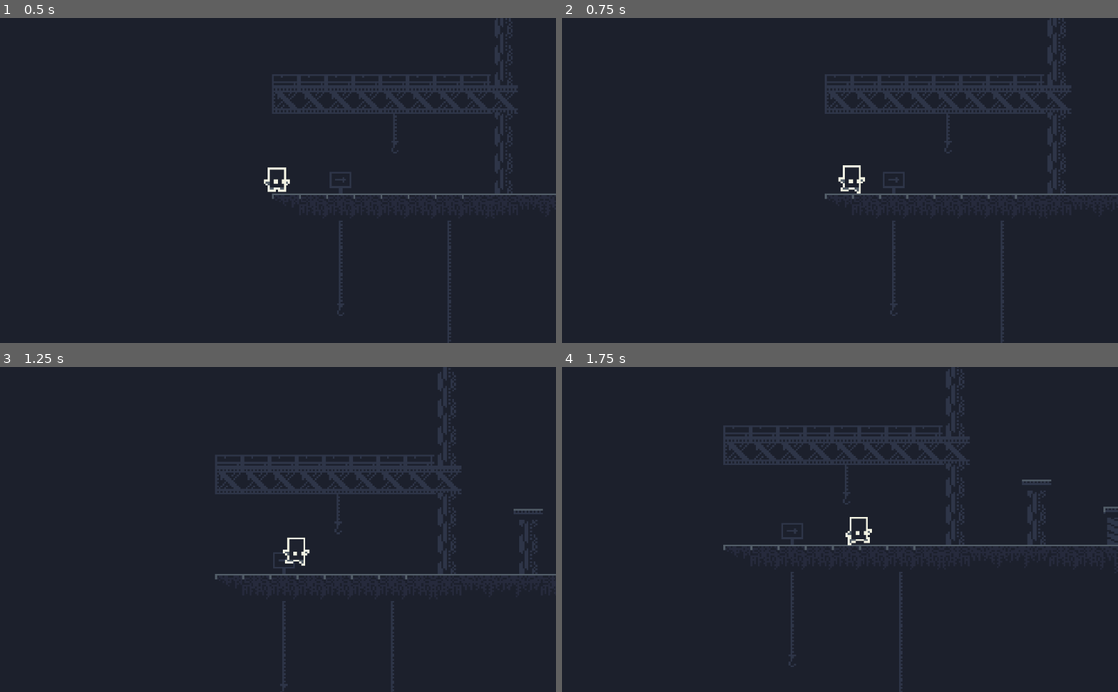
Above: before the commit, frames 1-4 (two rows, left to right).
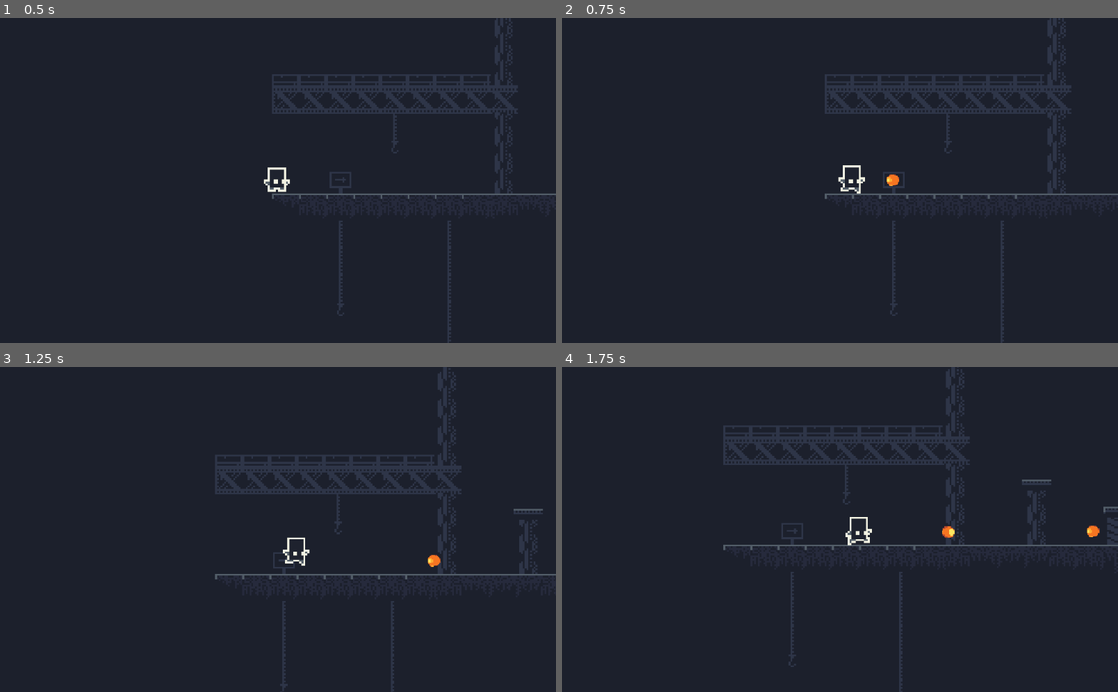
Above: after the commit, the same moments.

Repository: ladroid/IndustrialGame
Game: Godot game, scene res://scenes/Map.tscn
The game is run twice, just before and just after one commit, with the same random seed, the same clock (stepped at 60 frames per second) and the same inputs.
Inputs:
- Up to frame 1 (0.5 s): no input
- Up to frame 2 (0.75 s): hold Right (ui_right) from 0.53 s (still down); tap Tab (ui_focus_next) at 0.6 s
- Up to frame 3 (1.25 s): keep holding Right (ui_right); tap Up (ui_up) at 0.77 s
- Up to frame 4 (1.75 s): keep holding Right (ui_right); tap Tab (ui_focus_next) at 1.35 s; tap Up (ui_up) at 1.52 s

Frame 1 is identical in both runs. In frame 2, less than 0.1% of the frame differs, in the area x 58-61%, y 48-52%; in frame 3, less than 0.1%; in frame 4, 0.1%, in the area x 68-97%, y 48-53%.

Commit message:
improve game

Diff:
--- /dev/null
+++ b/scenes/Fireball.tscn
@@ -0,0 +1,38 @@
+[gd_scene load_steps=9 format=2]
+
+[ext_resource path="res://sprite/fireball_V_1_1/FB500-3.png" type="Texture" id=1]
+[ext_resource path="res://sprite/fireball_V_1_1/FB500-1.png" type="Texture" id=2]
+[ext_resource path="res://sprite/fireball_V_1_1/FB500-5.png" type="Texture" id=3]
+[ext_resource path="res://sprite/fireball_V_1_1/FB500-4.png" type="Texture" id=4]
+[ext_resource path="res://sprite/fireball_V_1_1/FB500-2.png" type="Texture" id=5]
+[ext_resource path="res://script/Fireball.gd" type="Script" id=6]
+
+[sub_resource type="SpriteFrames" id=1]
+animations = [ {
+"frames": [ ExtResource( 2 ), ExtResource( 5 ), ExtResource( 1 ), ExtResource( 4 ), ExtResource( 3 ) ],
+"loop": true,
+"name": "fire",
+"speed": 10.0
+} ]
+
+[sub_resource type="CircleShape2D" id=2]
+radius = 3.08953
+
+[node name="Fireball" type="KinematicBody2D"]
+script = ExtResource( 6 )
+__meta__ = {
+"_edit_group_": true
+}
+
+[node name="AnimatedSprite" type="AnimatedSprite" parent="."]
+scale = Vector2( 0.0231355, 0.0215018 )
+frames = SubResource( 1 )
+animation = "fire"
+
+[node name="CollisionShape2D" type="CollisionShape2D" parent="."]
+shape = SubResource( 2 )
+
+[node name="VisibilityNotifier2D" type="VisibilityNotifier2D" parent="."]
+position = Vector2( -0.0370831, -0.0927074 )
+scale = Vector2( 0.25463, 0.293568 )
+[connection signal="screen_exited" from="VisibilityNotifier2D" to="." method="_on_VisibilityNotifier2D_screen_exited"]
--- a/scenes/GenMap.tscn
+++ b/scenes/GenMap.tscn
@@ -8,6 +8,9 @@
 [sub_resource type="RectangleShape2D" id=2]
 extents = Vector2( 7.96639, 1.63928 )
 
+[sub_resource type="RectangleShape2D" id=3]
+extents = Vector2( 7.88689, 7.87628 )
+
 [node name="GenMap" type="Node2D"]
 
 [node name="Ground00" type="Sprite" parent="."]
@@ -1262,22 +1265,6 @@
 visible = false
 
 [node name="CollisionShape2D" type="CollisionShape2D" parent="Trap01/StaticBody2D"]
-shape = SubResource( 1 )
-disabled = true
-
-[node name="Mirror00" type="Sprite" parent="."]
-position = Vector2( 65.1954, 568.752 )
-texture = ExtResource( 1 )
-region_enabled = true
-region_rect = Rect2( 336, 160, 16, 16 )
-__meta__ = {
-"_edit_group_": true
-}
-
-[node name="StaticBody2D" type="StaticBody2D" parent="Mirror00"]
-visible = false
-
-[node name="CollisionShape2D" type="CollisionShape2D" parent="Mirror00/StaticBody2D"]
 shape = SubResource( 1 )
 disabled = true
 
@@ -1310,3 +1297,18 @@
 [node name="CollisionShape2D" type="CollisionShape2D" parent="Platformer01/StaticBody2D"]
 position = Vector2( 0.0247755, 2.57001 )
 shape = SubResource( 2 )
+
+[node name="Mirror00" type="Sprite" parent="."]
+position = Vector2( 64.4532, 567.763 )
+texture = ExtResource( 1 )
+region_enabled = true
+region_rect = Rect2( 336, 160, 16, 16 )
+__meta__ = {
+"_edit_group_": true
+}
+
+[node name="StaticBody2D" type="StaticBody2D" parent="Mirror00"]
+
+[node name="CollisionShape2D" type="CollisionShape2D" parent="Mirror00/StaticBody2D"]
+shape = SubResource( 3 )
+disabled = true
--- a/scenes/Hero.tscn
+++ b/scenes/Hero.tscn
@@ -51,3 +51,6 @@
 current = true
 zoom = Vector2( 0.3, 0.3 )
 smoothing_enabled = true
+
+[node name="Position2D" type="Position2D" parent="."]
+position = Vector2( 10.9219, 0 )
--- /dev/null
+++ b/script/Fireball.gd
@@ -0,0 +1,26 @@
+extends KinematicBody2D
+
+var velocity = Vector2()
+const speed = 10000
+var direction = 1
+
+func set_fireball_direction(dir):
+	direction = dir
+	if dir == -1:
+		$AnimatedSprite.flip_h = true
+
+func _physics_process(delta):
+	velocity.x = speed * delta * direction
+	#translate(velocity)
+	var collision = move_and_collide(velocity * delta)
+	$AnimatedSprite.play("fire")
+	if collision:
+		var normal = collision.normal
+		var remaining_vel = collision.remainder
+		remaining_vel.bounce(normal)
+		move_and_collide(remaining_vel)
+
+
+
+func _on_VisibilityNotifier2D_screen_exited():
+	queue_free()
--- a/script/Hero.gd
+++ b/script/Hero.gd
@@ -1,6 +1,8 @@
 extends KinematicBody2D
+
 const gravity = 10
 const FLOOR = Vector2(0, -1)
+const fireball = preload("res://scenes/Fireball.tscn")
 
 var velocity = Vector2()
 var on_ground = false
@@ -14,14 +16,14 @@
 			velocity.x = speed
 			$AnimatedSprite.play("run")
 			$AnimatedSprite.flip_h = false
-			#if sign($Position2D.position.x) == -1:
-				#$Position2D.position.x *= -1
+			if sign($Position2D.position.x) == -1:
+				$Position2D.position.x *= -1
 		elif Input.is_action_pressed("ui_left"):
 			velocity.x = -speed
 			$AnimatedSprite.play("run")
 			$AnimatedSprite.flip_h = true
-			#if sign($Position2D.position.x) == 1:
-				#$Position2D.position.x *= -1
+			if sign($Position2D.position.x) == 1:
+				$Position2D.position.x *= -1
 		else:
 			velocity.x = 0
 			if on_ground == true:
@@ -31,6 +33,15 @@
 			if on_ground == true:
 				velocity.y = jump_power
 				on_ground = false
+
+		if Input.is_action_just_pressed("ui_focus_next"):
+			var fire_ball = fireball.instance()
+			if sign($Position2D.position.x) == 1:
+				fire_ball.set_fireball_direction(1)
+			else:
+				fire_ball.set_fireball_direction(-1)
+			get_parent().add_child(fire_ball)
+			fire_ball.position = $Position2D.global_position
 
 		velocity.y += gravity
 
Not shown: 1 places in scenes/GenMap.tscn that only renumber resources
Binary file added: sprite/fireball_V_1_1/B500-2.PNG
Not shown, added: sprite/fireball_V_1_1/B500-2.PNG.import
Binary file added: sprite/fireball_V_1_1/B500-3.PNG
Not shown, added: sprite/fireball_V_1_1/B500-3.PNG.import
Binary file added: sprite/fireball_V_1_1/B500-4.PNG
Not shown, added: sprite/fireball_V_1_1/B500-4.PNG.import
Binary file added: sprite/fireball_V_1_1/FB500-1.png
Not shown, added: sprite/fireball_V_1_1/FB500-1.png.import
Binary file added: sprite/fireball_V_1_1/FB500-2.png
Not shown, added: sprite/fireball_V_1_1/FB500-2.png.import
Binary file added: sprite/fireball_V_1_1/FB500-3.png
(and 6 more such lines)
